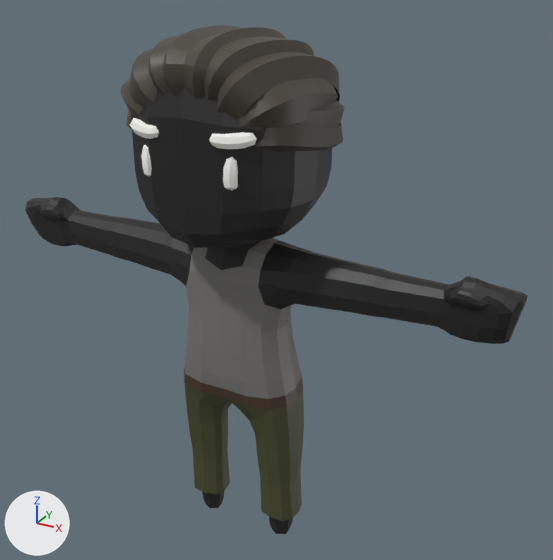
What one commit did to the glTF model public/models/characters/boy-character.gltf.
Rendered twice from a 50 mm camera at (2.18, -3.5, 3.57) aimed at (0.15, 0.19, 1.73). Lighting does not change. The marker at lower left points along +X, +Y and +Z. The older version comes first.

The first picture shows 'Body'.
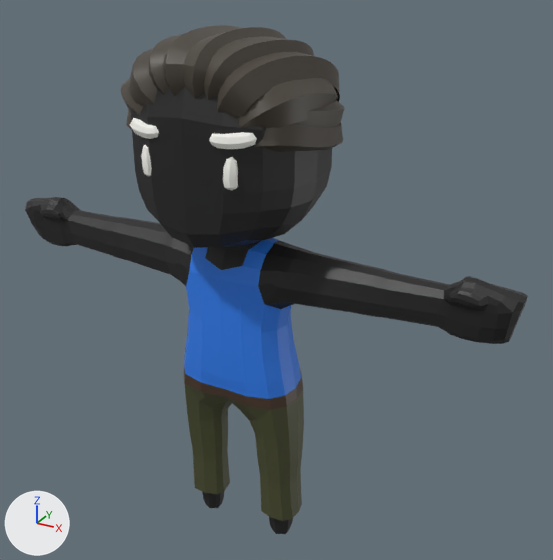
Pixel boxes [x1, y1, x2, y2] of what changed, in the pictures (553 x 560 px):
'Body', recoloured (grey to blue): [183, 235, 303, 402] in both

The edits, one by one:
Material 'Shirt' (mat_shirt) changes colour from grey #777673 to blue #2e7deb; in linear values from (0.184, 0.181, 0.17) to (0.0273, 0.205, 0.831).
